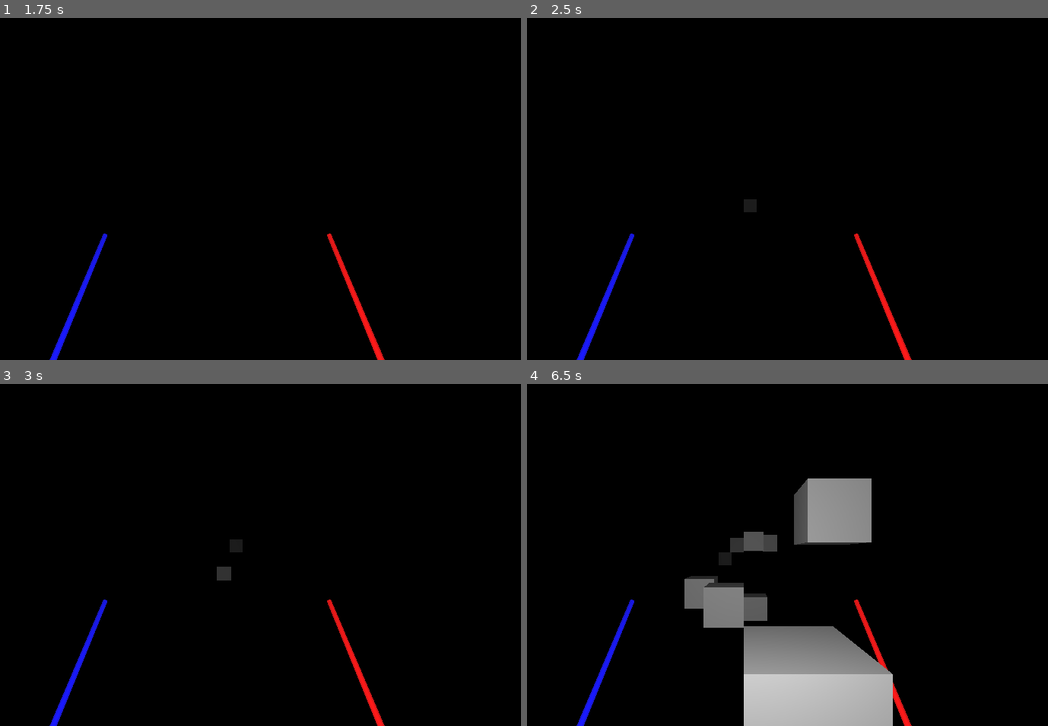
Above: before the commit, frames 1-4 (two rows, left to right).
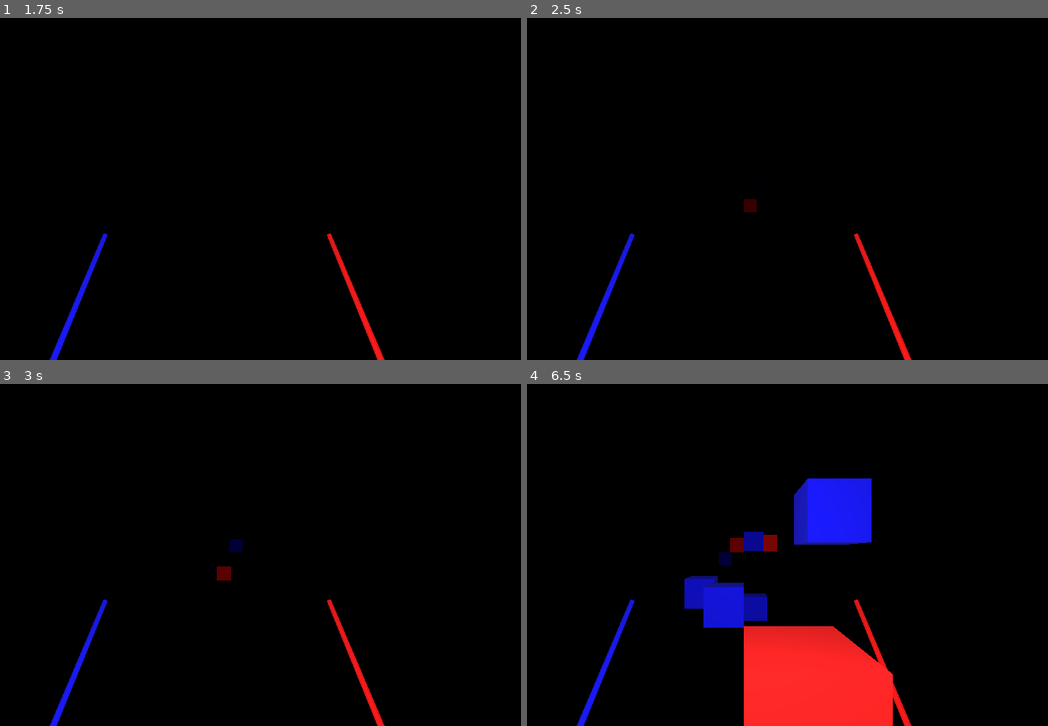
Above: after the commit, the same moments.

Repository: UWM-COMPSCI746-F25/assignment-2-beatsaber-clone-carterpiepenburg1
Game: Godot game, scene res://Scenes/assignment2.tscn
The game is run twice, just before and just after one commit, with the same random seed, the same clock (stepped at 60 frames per second) and the same inputs.
Inputs:
- Up to frame 1 (1.75 s): tap Enter at 0.5 s; tap Space at 1.25 s
- Up to frame 2 (2.5 s): tap Enter at 2 s
- Up to frame 3 (3 s): tap Space at 2.75 s
- Up to frame 4 (6.5 s): no input

Frame 1 is identical in both runs. In frame 2, less than 0.1% of the frame differs, in the area x 41-45%, y 53-57%; in frame 3, 0.2%; in frame 4, 13%, in the area x 30-71%, y 27-100%.

Commit message:
ya
Finished most

Diff:
--- /dev/null
+++ b/Materials/blue.tres
@@ -0,0 +1,4 @@
+[gd_resource type="StandardMaterial3D" format=3 uid="uid://c2hdblw5hbne5"]
+
+[resource]
+albedo_color = Color(0, 0, 1, 1)
--- /dev/null
+++ b/Materials/red.tres
@@ -0,0 +1,4 @@
+[gd_resource type="StandardMaterial3D" format=3 uid="uid://d23kstg6enahk"]
+
+[resource]
+albedo_color = Color(1, 0, 0, 1)
--- a/Scenes/assignment2.tscn
+++ b/Scenes/assignment2.tscn
@@ -1,9 +1,8 @@
-[gd_scene load_steps=9 format=3 uid="uid://cnfyj80sfpkq3"]
+[gd_scene load_steps=8 format=3 uid="uid://cnfyj80sfpkq3"]
 
 [ext_resource type="Script" uid="uid://b0arcax67joif" path="res://Scripts/initializevr.gd" id="1_mqscy"]
 [ext_resource type="Script" uid="uid://d1hhpiinxgj2y" path="res://Scripts/cube_generator.gd" id="2_ckfnk"]
 [ext_resource type="Script" uid="uid://cujor76y6jdrd" path="res://Scripts/playercontroller.gd" id="2_toi4l"]
-[ext_resource type="AudioStream" uid="uid://ba2tgtdkd0p6s" path="res://audio/hit.mp3" id="4_tva4v"]
 
 [sub_resource type="StandardMaterial3D" id="StandardMaterial3D_toi4l"]
 albedo_color = Color(0, 0, 1, 1)
@@ -81,9 +80,8 @@
 [node name="Timer" type="Timer" parent="CubeGenerator"]
 autostart = true
 
-[node name="hitSound" type="AudioStreamPlayer" parent="."]
-stream = ExtResource("4_tva4v")
-
+[connection signal="button_pressed" from="Player/LeftHand" to="Player" method="_on_left_hand_button_pressed"]
 [connection signal="area_entered" from="Player/LeftHand/Hand/Sword/LeftArea" to="Player" method="_on_left_area_area_entered"]
+[connection signal="button_pressed" from="Player/RightHand" to="Player" method="_on_right_hand_button_pressed"]
 [connection signal="area_entered" from="Player/RightHand/Hand/Sword/RightArea" to="Player" method="_on_right_area_area_entered"]
 [connection signal="timeout" from="CubeGenerator/Timer" to="CubeGenerator" method="_on_timer_timeout"]
--- a/Scenes/cube.tscn
+++ b/Scenes/cube.tscn
@@ -17,5 +17,8 @@
 
 [node name="hit" type="AudioStreamPlayer3D" parent="."]
 stream = ExtResource("2_dt3qw")
+volume_db = -15.0
+max_distance = 1917.97
+panning_strength = 2.0
 
 [connection signal="area_entered" from="cubeArea" to="." method="_on_area_3d_area_entered"]
--- a/Scripts/cube.gd
+++ b/Scripts/cube.gd
@@ -1,9 +1,32 @@
 extends CSGBox3D
 
 var speed = 1
+var color = 0 #0 is blue, 1 is red
+var destroyed = false
 @onready var hit = $hit
+@onready var hitbox = $cubeArea
+@onready var blue = preload("res://Materials/blue.tres")
+@onready var red = preload("res://Materials/red.tres")
+
+func _ready() -> void:
+	color = randi_range(0, 1)
+	if color == 0:
+		material = blue
+	else:
+		material = red
 
 func _process(delta: float) -> void:
-	position.z -= speed * delta
-	if global_position.z < 0:
-		queue_free()
+	if not destroyed:
+		position.z -= speed * delta
+		if global_position.z < 0:
+			queue_free()
+
+func destroy():
+	destroyed = true
+	hide()
+	hitbox.monitorable = false
+	hit.pitch_scale = randf_range(0.5, 2)
+	hit.play()
+	await hit.finished
+	print("destroyed cube")
+	queue_free()
--- a/Scripts/playercontroller.gd
+++ b/Scripts/playercontroller.gd
@@ -1,17 +1,36 @@
 extends XROrigin3D
 
-@onready var hitSound = $"../hitSound"
+@onready var leftSword = $LeftHand/Hand/Sword
+@onready var rightSword = $RightHand/Hand/Sword
 
-#Left sword
+#Left sword (blue)
 func _on_left_area_area_entered(area: Area3D) -> void:
 	if area.name == "cubeArea":
-		area.get_parent().queue_free()
-		hitSound.play()
-		print("left")
+		if area.get_parent().color == 0 && area.get_parent().destroyed == false:
+			area.get_parent().destroy()
+			print("left")
 
-#Right sword
+#Right sword (red)
 func _on_right_area_area_entered(area: Area3D) -> void:
 	if area.name == "cubeArea":
-		area.get_parent().queue_free()
-		hitSound.play()
-		print("right")
+		if area.get_parent().color == 1 && area.get_parent().destroyed == false:
+			area.get_parent().destroy()
+			print("right")
+
+func _on_left_hand_button_pressed(buttonName: String) -> void:
+	if buttonName == "ax_button":
+		if leftSword.visible == true:
+			leftSword.hide()
+			leftSword.get_child(0).monitoring = false
+		else:
+			leftSword.show()
+			leftSword.get_child(0).monitoring = true
+
+func _on_right_hand_button_pressed(buttonName: String) -> void:
+	if buttonName == "ax_button":
+		if rightSword.visible == true:
+			rightSword.hide()
+			rightSword.get_child(0).monitoring = false
+		else:
+			rightSword.show()
+			rightSword.get_child(0).monitoring = true
--- a/project.godot
+++ b/project.godot
@@ -17,8 +17,6 @@
 
 [rendering]
 
-renderer/rendering_method="gl_compatibility"
-renderer/rendering_method.mobile="gl_compatibility"
 textures/vram_compression/import_etc2_astc=true
 
 [shader_globals]
Not shown, added: audio/gong.wav.import
Not shown, changed: README.md
Not shown, added: audio/gong.wav
